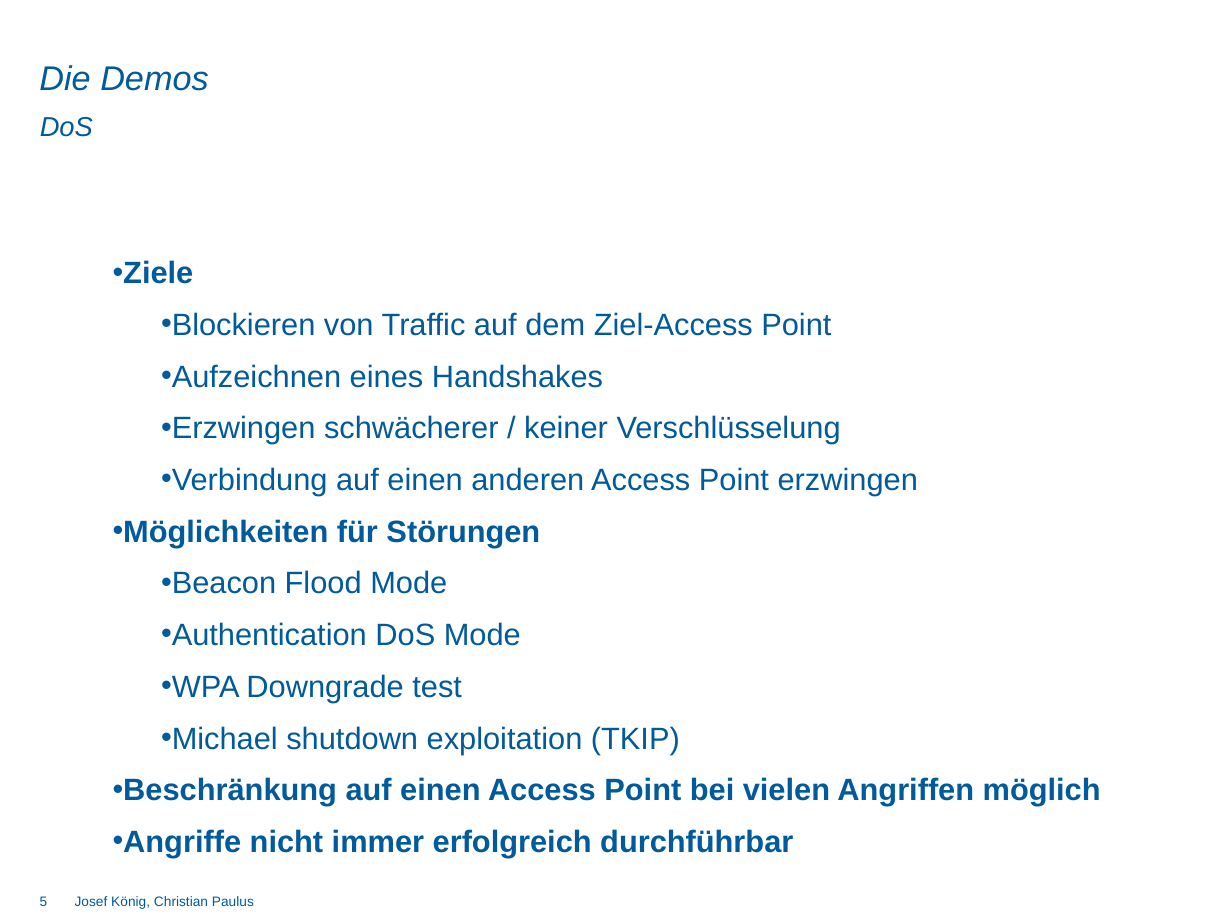
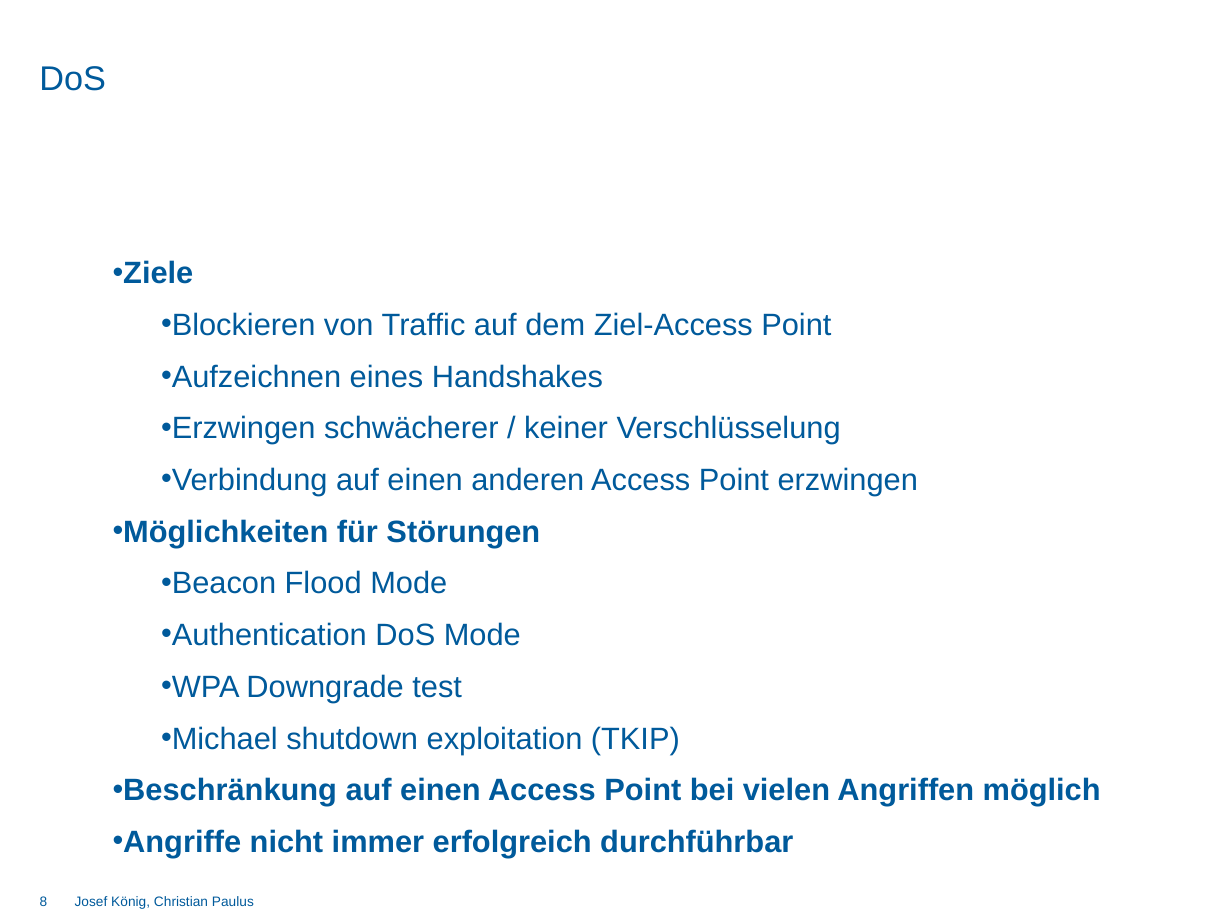
Before and after one commit to DominikSchlecht/masterProjWS15, a slide deck: slide 8 of Praesentation/Abschlusspräsentation/Endpräsentation_kurz.pptx (slide 5 before the commit). Drawn at 1232x924 pixels with LibreOffice and Linux fonts; fonts in the diff are those of the drawing; background and template pictures are left out. Boxes give left, top, right and bottom in pixels: in the first picture for what was removed or moved away, otherwise in the second. Text is boxed around its words. In the diff, an @@ line names an element or a change of style, - is before the commit and + after.

```diff
--- a/Praesentation/Abschlusspräsentation/Endpräsentation_kurz.pptx
+++ b/Praesentation/Abschlusspräsentation/Endpräsentation_kurz.pptx
@@ text "DoS": place and size @@
-text "DoS" at bbox=[40, 117, 93, 137]
+text "DoS" at bbox=[39, 66, 106, 91]
@@ text "DoS" at bbox=[39, 66, 106, 91]: size 16 to 20 pt, italic off; vertical alignment middle to top @@
@@ text removed at bbox=[39, 65, 209, 91] @@
-Die Demos
@@ page number at bbox=[40, 896, 48, 906]: text changed @@
-5
+8
```
Also in this commit, not shown: 13 other slides changed, 5 slides added, 2 slides removed.
